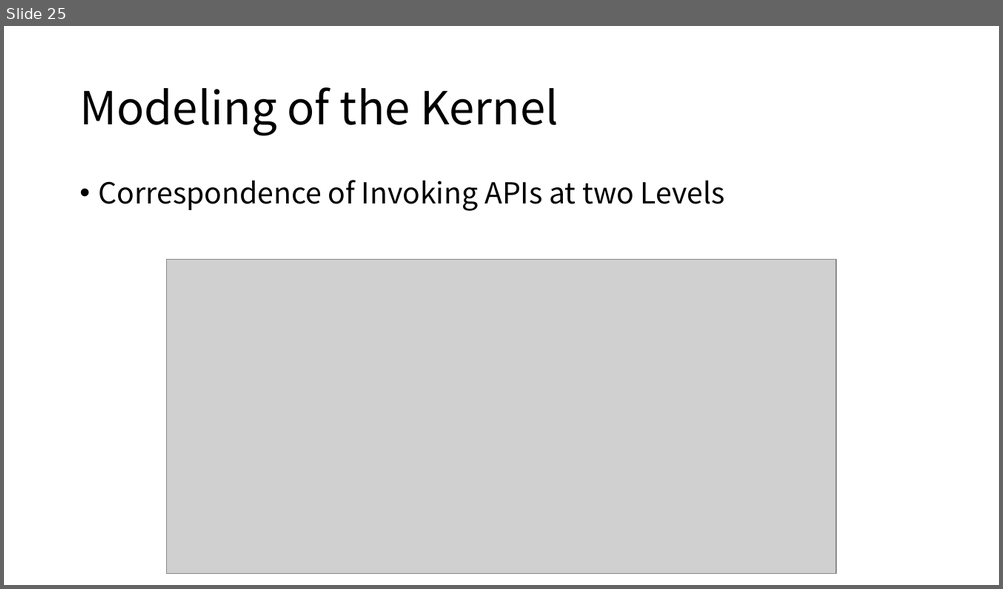
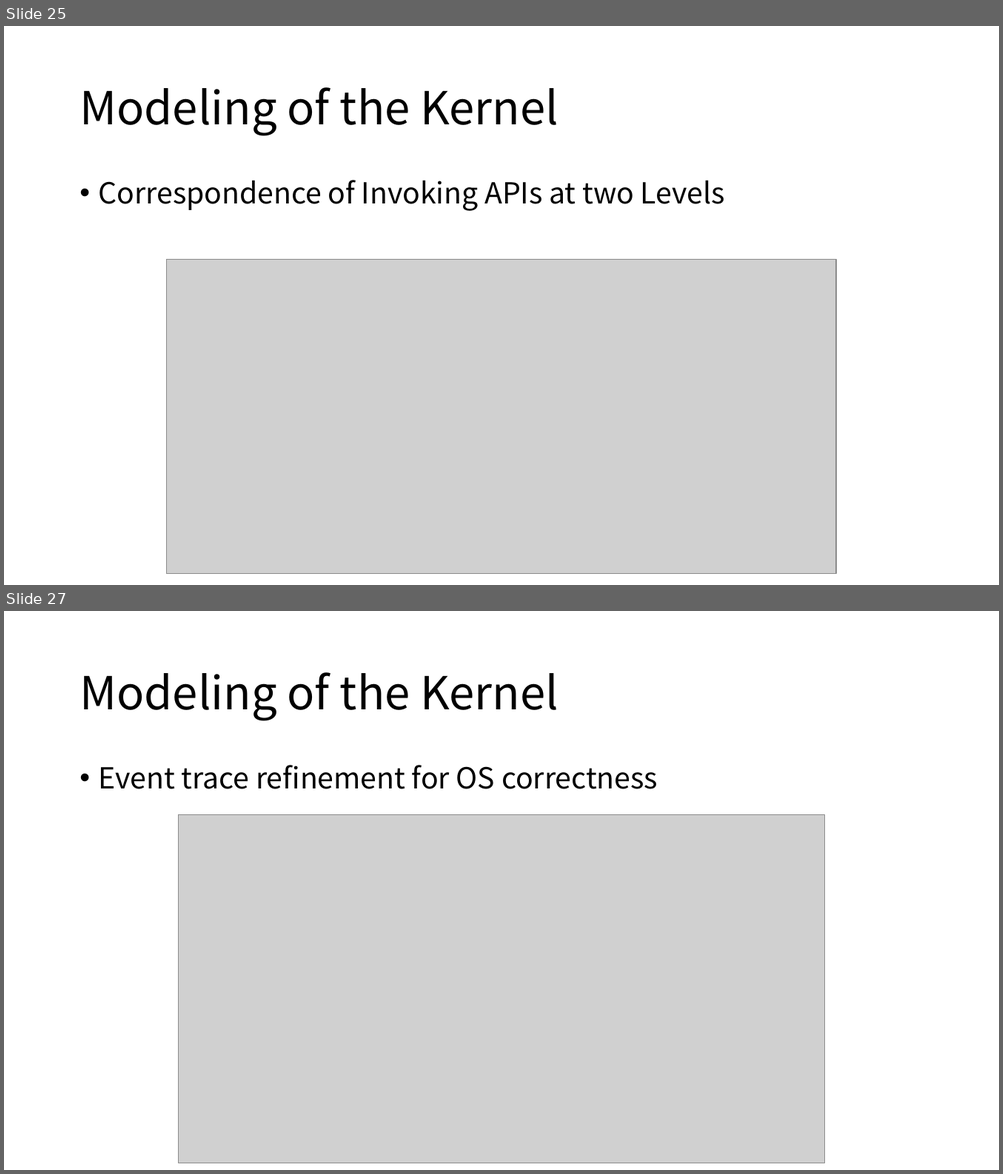
Before and after one commit to Jackguo123/os_paper, a slide deck: PPT/μ_cos.pptx. Shown one above the other, each under a label of ours: slide 25 before the commit, slides 25 and 27 after it; the slides between them are not shown. The pictures are 1003x589 and 1003x1174 pixels, drawn with LibreOffice and Linux fonts; fonts in the diff are those of the drawing; grey boxes stand for pictures. Boxes give left, top, right and bottom in pixels: in the first picture for what was removed or moved away, otherwise in the second. Text is boxed around its words. In the diff, an @@ line names an element or a change of style, - is before the commit and + after.

```diff
--- a/PPT/μ_cos.pptx
+++ b/PPT/μ_cos.pptx
@@ slide 27 added at (x1=4, y1=611, x2=999, y2=1170), background #FFFFFF @@
@@ title added at (x1=79, y1=672, x2=558, y2=721), 44 pt, text #000000 @@
+Modeling of the Kernel
@@ text added at (x1=99, y1=765, x2=657, y2=789), 28 pt, text #000000 @@
+• Event trace refinement for OS correctness
@@ picture added at (x1=179, y1=815, x2=825, y2=1164) @@
```
Also in this commit, not shown: 1 slide changed, 3 other slides added, 5 other files.
